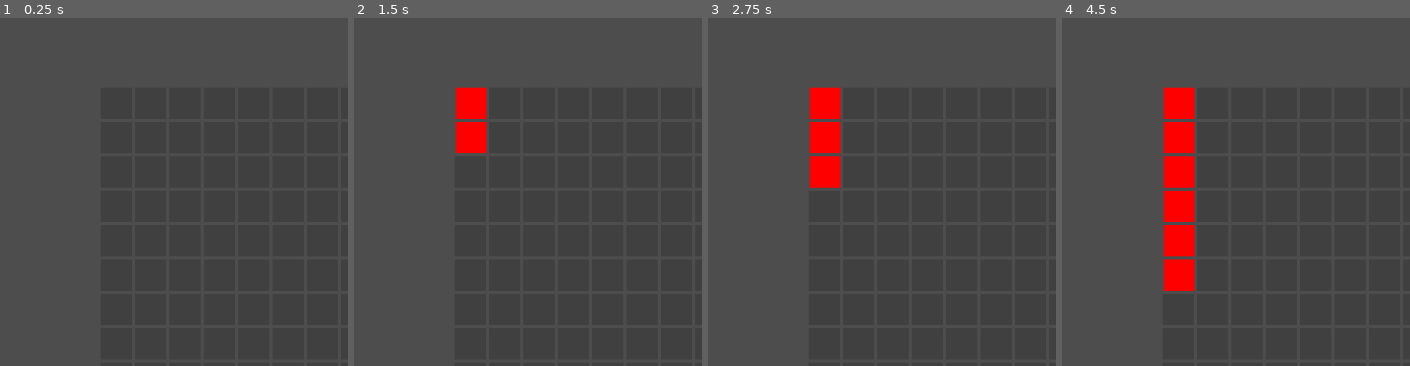
Above: before the commit, frames 1-4 (left to right).
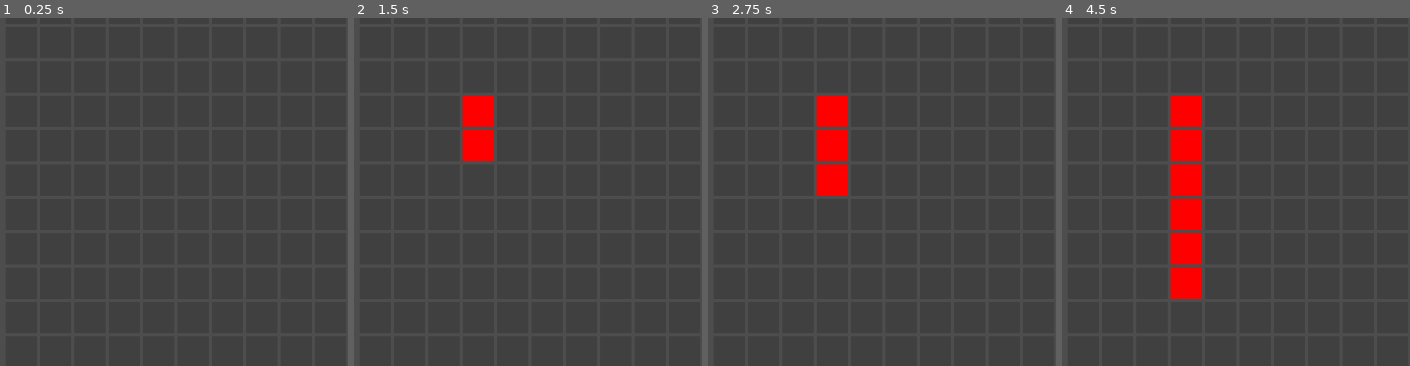
Above: after the commit, the same moments.

Repository: cyberneel/life-defense
Game: Godot game, scene res://scenes/game_scene.tscn
Same seed, same stepped clock (60 frames per second), same inputs: the game is played once before the commit and once after it.
Inputs (mouse positions are % of the whole screen's width and height, from its top left):
- Up to frame 1 (0.25 s): no input
- Up to frame 2 (1.5 s): tap Enter at 0.5 s; move the mouse to (17, 17) at 0.52 s; press the mouse at (17, 17) at 0.53 s; tap Space at 1.25 s; move the mouse to (17, 22) at 1.27 s; release the mouse at (17, 22) at 1.28 s; click (17, 22) at 1.35 s
- Up to frame 3 (2.75 s): tap Enter at 2 s; move the mouse to (17, 27) at 2.02 s; press the mouse at (17, 27) at 2.03 s
- Up to frame 4 (4.5 s): tap Space at 2.75, 4.25 s; move the mouse to (17, 32) at 2.77 s; release the mouse at (17, 32) at 2.78 s; click (17, 32) at 2.85 s; tap Enter at 3.5 s; move the mouse to (17, 36) at 3.52 s; press the mouse at (17, 36) at 3.53 s; move the mouse to (17, 41) at 4.27 s; release the mouse at (17, 41) at 4.28 s; click (17, 41) at 4.35 s
The pictures show only the part of the screen within x 0-50%, y 4-54%; the shares and areas given below are measured in that part.

The runs differ from the first frame. In frame 2, 1.4% of the frame differs, in the area x 28-41%, y 19-42%; in frame 3, 2.0%; in frame 4, 3.7%, in the area x 28-41%, y 19-81%.

Commit message:
Fixed grid spawn not being centered

Diff:
--- a/scenes/game_scene.tscn
+++ b/scenes/game_scene.tscn
@@ -6,6 +6,6 @@
 
 [node name="Grid Spawner" type="Node2D" parent="."]
 script = ExtResource("2_i5ch3")
-grid_size = 15
+grid_size = 20
 block_size = 5
 padding_px = 5
--- a/scripts/grid_spawner.gd
+++ b/scripts/grid_spawner.gd
@@ -11,7 +11,7 @@
 func _ready() -> void:
 	var window_width: int = DisplayServer.screen_get_size().x
 	var grid_midpoint: int = (block_size * 10 + padding_px) * grid_size / 2.0
-	position.x = 480 - (grid_midpoint / 2.0)
+	position.x = (640 - (182.5 * grid_size/15)) - (grid_midpoint / 2.0)
 	position.y = position.x
 
 	var block_pos: Vector2 = Vector2.ZERO
